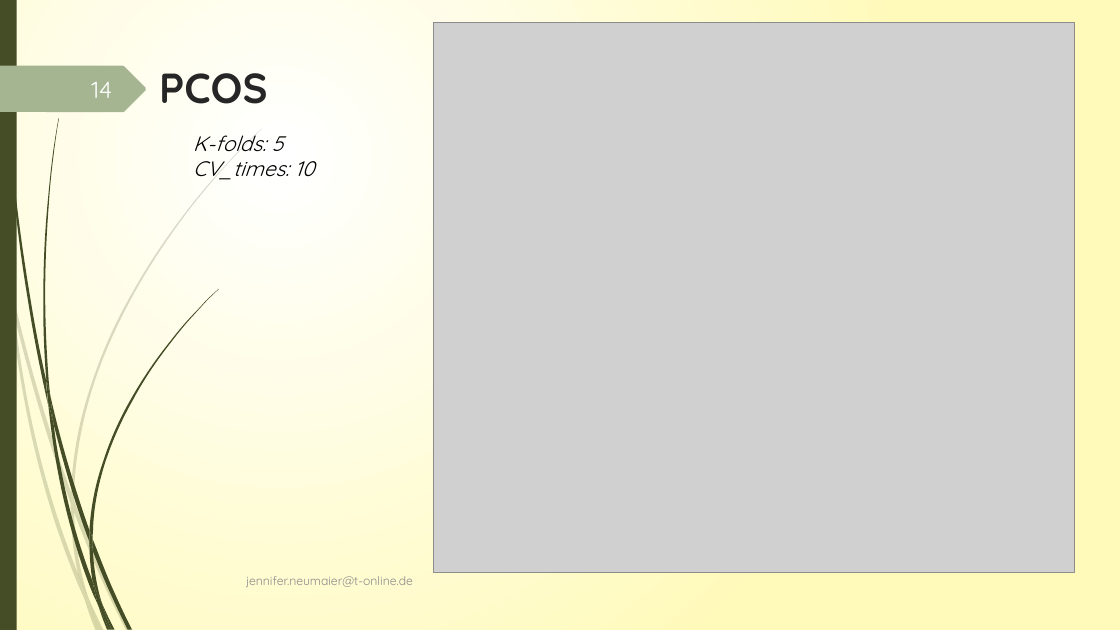
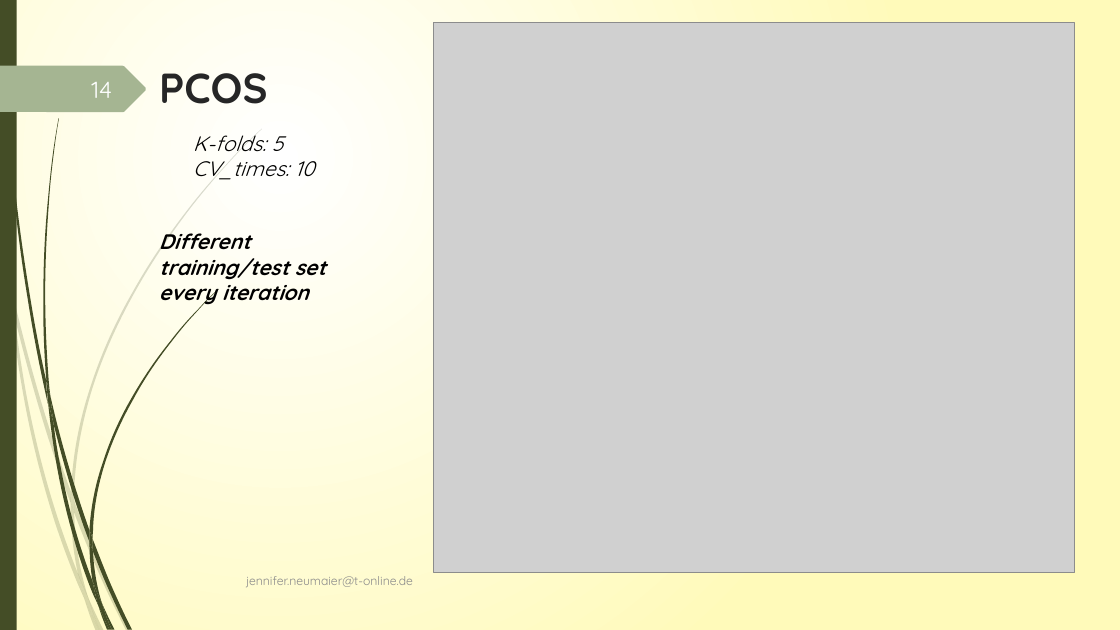
Before and after one commit to JenniferNeumaier/ml_coda, a slide deck: slide 14 of doc/Project_structure_notes.pptx. Drawn at 1120x630 pixels with LibreOffice and Linux fonts; fonts in the diff are those of the drawing; grey boxes stand for pictures. Boxes give left, top, right and bottom in pixels: in the first picture for what was removed or moved away, otherwise in the second. Text is boxed around its words. In the diff, an @@ line names an element or a change of style, - is before the commit and + after.

```diff
--- a/doc/Project_structure_notes.pptx
+++ b/doc/Project_structure_notes.pptx
@@ text added at [159,227,326,306], 18 pt, text #000000, bold, italic @@
+Different training/test set every iteration
```
Also in this commit, not shown: 22 other slides changed, 35 other files.
